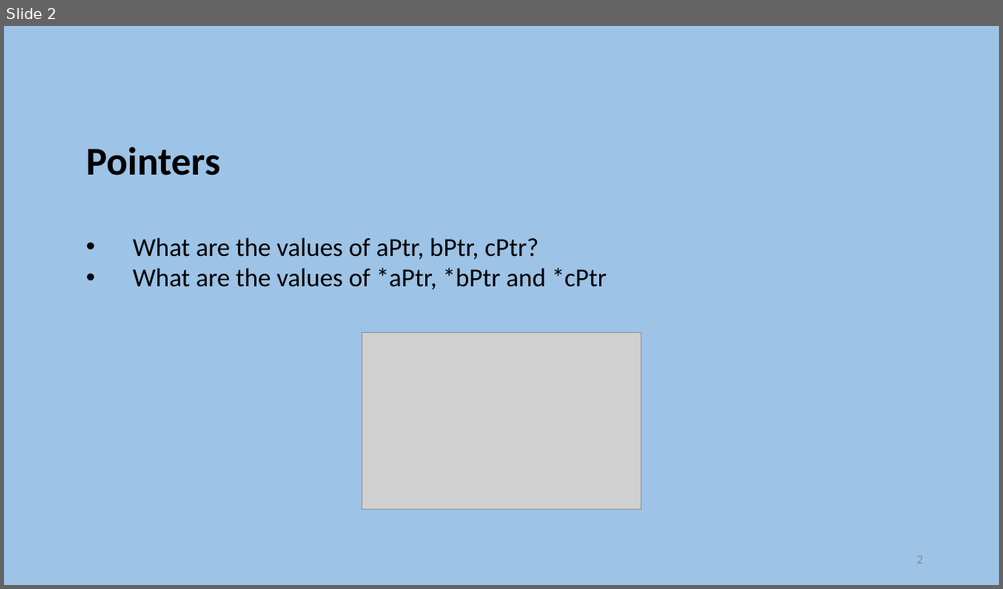
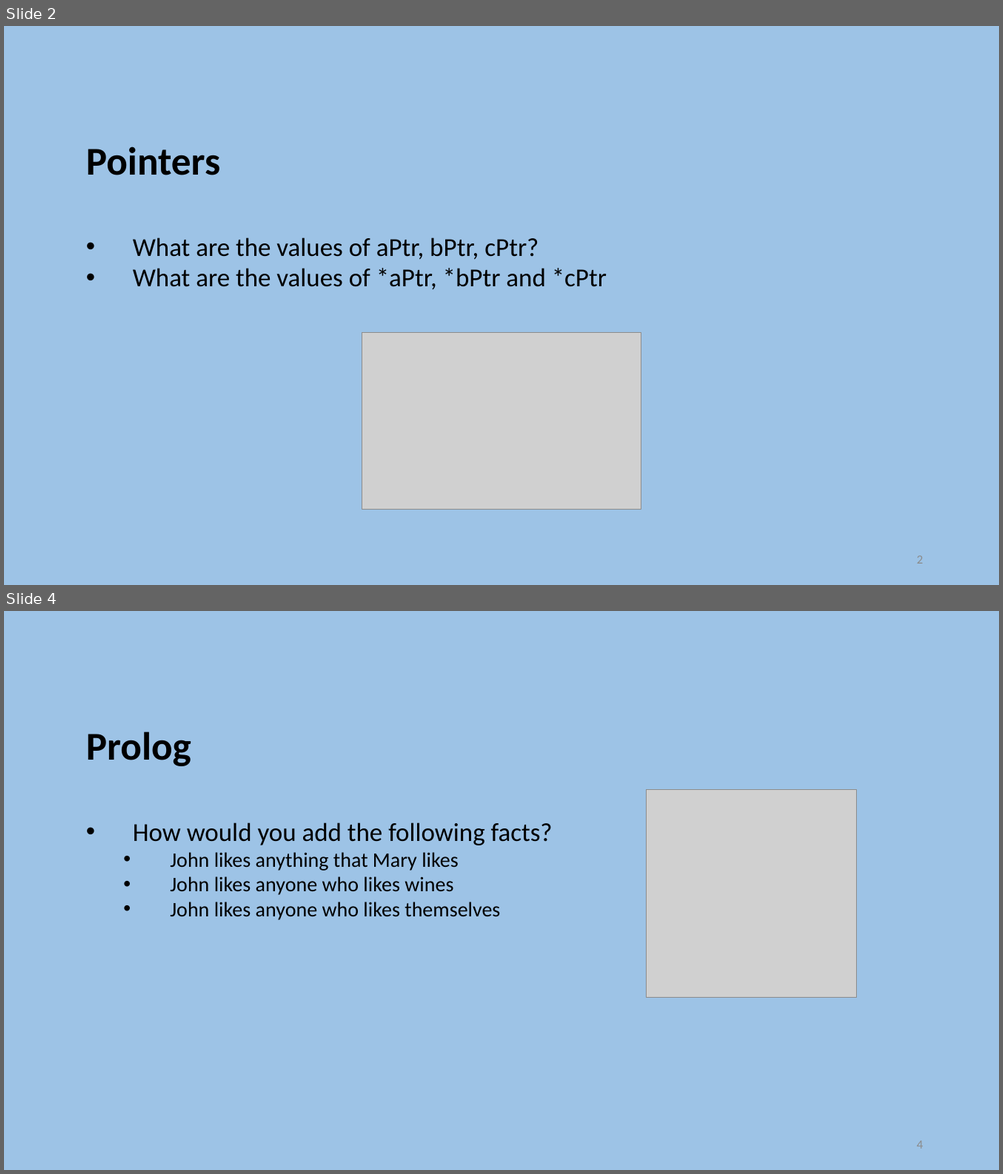
Before and after one commit to szetko/course-materials, a slide deck: Programming 4/Exam Preparation/Exam Preparation.pptx. Shown one above the other, each under a label of ours: slide 2 before the commit, slides 2 and 4 after it; the slides between them are not shown. The pictures are 1003x589 and 1003x1174 pixels, drawn with LibreOffice and Linux fonts; fonts in the diff are those of the drawing; grey boxes stand for pictures. Boxes give left, top, right and bottom in pixels: in the first picture for what was removed or moved away, otherwise in the second. Text is boxed around its words. In the diff, an @@ line names an element or a change of style, - is before the commit and + after.

```diff
--- a/Programming 4/Exam Preparation/Exam Preparation.pptx
+++ b/Programming 4/Exam Preparation/Exam Preparation.pptx
@@ slide 4 added at [4, 611, 999, 1170], background #9DC3E6 @@
@@ text added at [86, 732, 552, 920], 20 pt, text #000000 @@
+Prolog
+    • How would you add the following facts?
+      • John likes anything that Mary likes
+      • John likes anyone who likes wines
+      • John likes anyone who likes themselves
@@ picture added at [646, 789, 856, 997] @@
@@ page number added at [916, 1141, 922, 1149], 12 pt, text #8C8C8C @@
+4
```
Also in this commit, not shown: 2 slides changed, 8 other slides added, 8 slides removed, 2 other files.
